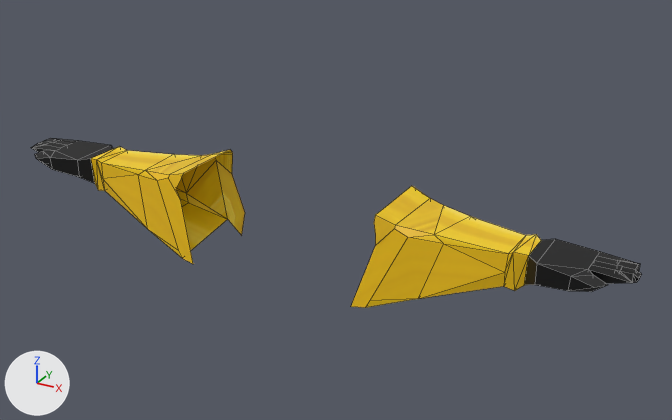
The FBX model Assets/Models/Hands.fbx, before and after one commit.
Rendered twice from a 50 mm lens placed at (0.691, -1.108, 0.628), pointed at (0.069, 0.023, 0.063). The axes (+X, +Y, +Z) are drawn at lower left. The lights are the same throughout. Mesh edges are drawn as thin lines. Where no turn or scale is listed for an object, it has been applied to the vertices.

Before the edit, the objects in view are built like this:
```python
me_cube_002 = bpy.data.meshes.new('Cube.002')
me_cube_002.from_pydata(...)  # 168 vertices, 188 faces; spans x -0.523..0.523, y -0.062..0.103, z 0.652..0.809
# faces by material slot: [98, 90]
me_cube_002.materials.append(mat_material)  # picture img_suprafata_plastica_texturata_galbena_png
me_cube_002.materials.append(mat_material_001)  # picture img_chatgpt_image_28_oct__2025_23_47_04_png
# before: 142 (-0.172, 0.078, 0.683) at pixel (227, 219), 143 (-0.153, 0.09, 0.652) at pixel (241, 235), 153 (-0.153, 0.103, 0.69) at pixel (245, 212), 154 (-0.164, -0.061, 0.672) at pixel (182, 258), 155 (-0.141, -0.062, 0.668) at pixel (193, 264)
# before: 156 (-0.165, 0.086, 0.809) at pixel (230, 149), 158 (-0.196, 0.087, 0.784) at pixel (216, 160), 159 (-0.172, 0.097, 0.76) at pixel (232, 174), 160 (-0.167, 0.096, 0.798) at pixel (232, 153), 161 (-0.167, 0.095, 0.802) at pixel (232, 151)
# before: 163 (-0.166, -0.039, 0.809) at pixel (183, 173), 164 (-0.167, -0.046, 0.801) at pixel (180, 179), 165 (-0.173, -0.052, 0.786) at pixel (175, 189), 166 (-0.17, -0.046, 0.766) at pixel (180, 200)
ob_cube_001 = bpy.data.objects.new('Cube.001', me_cube_002)
ob_cube_001.location = (0.0, 0.0, -0.71)
```
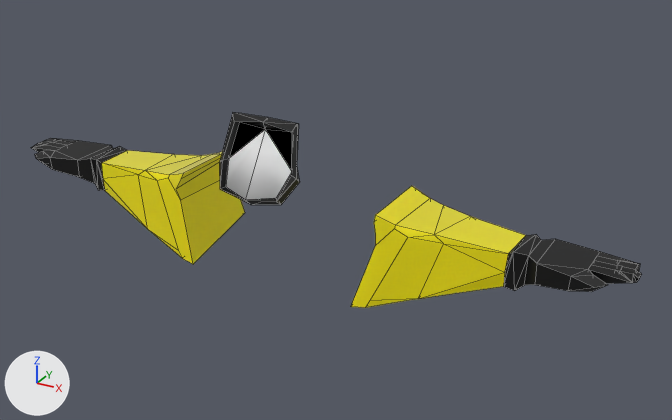
Where the newer file only moved an object's origin or applied its transform, the numbers keep the older frame.

Boxes (x1, y1, x2, y2) around the edits, measured in the pictures (672 x 420 px):
'Cube.001', reshaped (15% taller): before (31, 138, 642, 308); after (31, 112, 642, 308)
part 1 of me_cube_002, added: after (219, 112, 299, 205)
part 2 of me_cube_002, built on: before (216, 161, 245, 235); after (176, 154, 245, 264)
part 3 of me_cube_002, recoloured (yellow to black): (91, 146, 541, 291) in both
part 4 of me_cube_002, recoloured: (101, 150, 526, 308) in both
part 5 of me_cube_002, recoloured (brown to black): (88, 146, 544, 285) in both

The change in detail:
Material 'Glass' (mat_glass) is new.
Its base color is (0.8, 0.8, 0.8) (white #e7e7e7).
Its roughness is 0.0.
Material 'Mask' (mat_mask) is new.
Its base color is (0.0, 0.0, 0.0) (black #000000).
Material 'Suit' (mat_suit) is new.
Its base color is (0.8, 0.713, 0.0) (yellow #e7dc00).
Its roughness is 0.0.
me_cube_002 is used by ob_cube_001; location (0.0, 0.0, -0.71).
Verts and faces of me_cube_002; kept vertices keep their numbers, new ones are numbered from 168.
me_cube_002 had 168 vertices, 188 faces and spanned x -0.523..0.523, y -0.062..0.103, z 0.652..0.809.
me_cube_002 now has 195 vertices, 238 faces and spans x -0.523..0.523, y -0.114..0.103, z 0.668..0.931.
me_cube_002 part 1: a new loose piece of 29 vertices spanning x -0.065..0.065, y -0.114..-0.049, z 0.814..0.931.
Part 2, on me_cube_002:
Vertices deleted: 143 (with the faces that use them).
New faces: (142, 158, 159, 153), (156, 163, 164, 161), (160, 161, 164, 165), (159, 160, 165, 166), (153, 159, 166, 155), (142, 153, 155, 154) (mat_suit (yellow #e7dc00)).
me_cube_002 part 3: 28 faces spanning x -0.491..0.491, y -0.021..0.05, z 0.733..0.791 switch from mat_material (picture img_suprafata_plastica_texturata_galbena_png) to mat_mask (black #000000).
me_cube_002 part 4: 54 faces spanning x -0.357..0.357, y -0.062..0.097, z 0.668..0.809 switch from mat_material (picture img_suprafata_plastica_texturata_galbena_png) to mat_suit (yellow #e7dc00).
me_cube_002 part 5: 88 faces spanning x -0.523..0.523, y -0.045..0.055, z 0.742..0.79 switch from mat_material_001 (picture img_chatgpt_image_28_oct__2025_23_47_04_png) to mat_mask (black #000000).
me_cube_002 now uses material mat_glass (white #e7e7e7).
